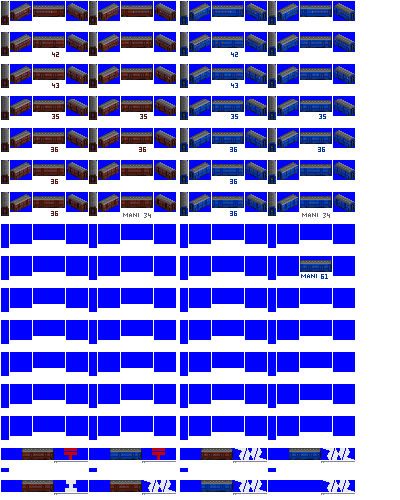
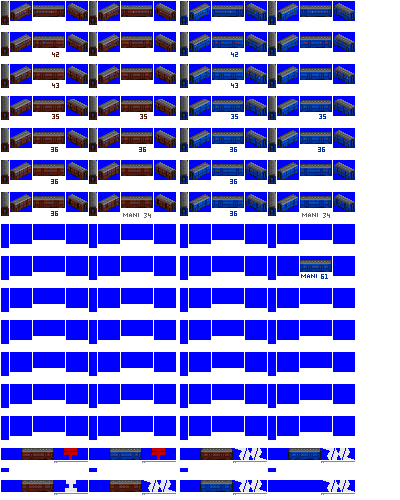
Two versions of the same layered image (400x500). Layer-by-layer changes:
painted on "suyu42 mail blue" over [21,450,289,491]
